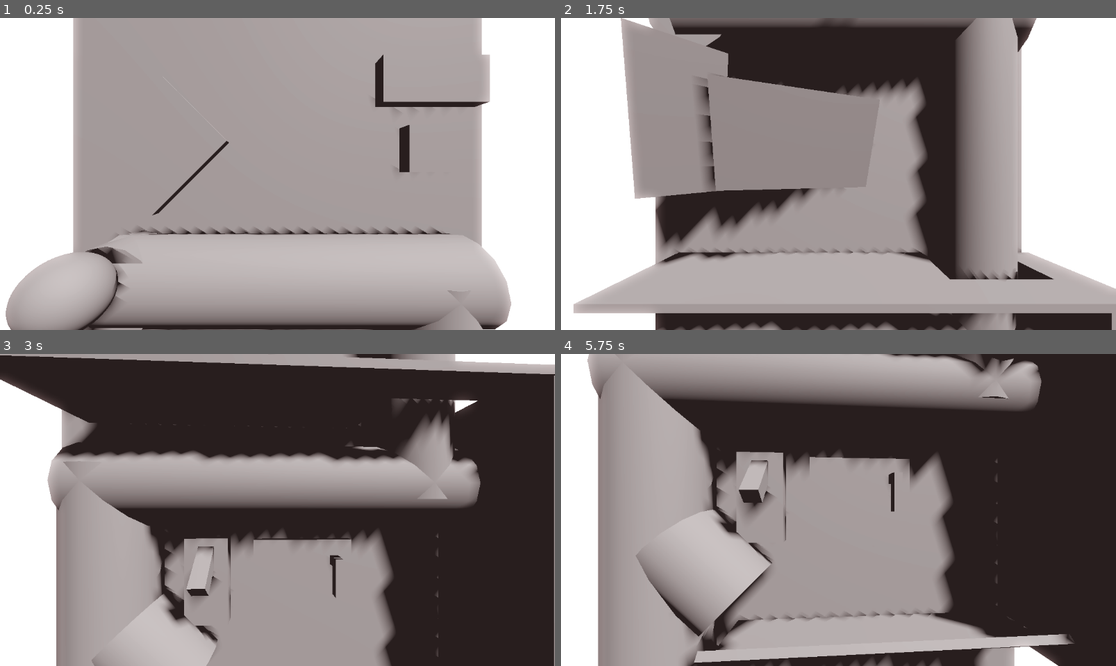
Above: before the commit, frames 1-4 (two rows, left to right).
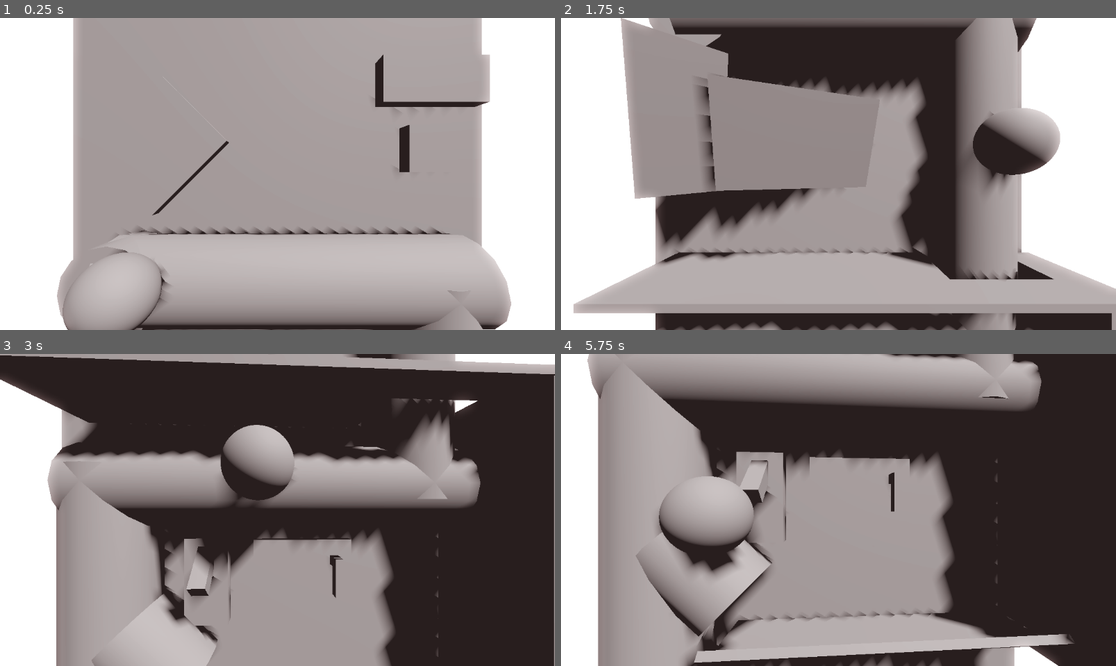
Above: after the commit, the same moments.

Repository: nheeb/niblehyme
Game: Godot game, scene res://Logic/Cockpit.tscn
Same seed, same stepped clock (60 frames per second), same inputs: the game is played once before the commit and once after it.
Inputs (mouse positions are in pixels of both pictures, inside the frame that each line leads up to):
- Up to frame 1 (0.25 s): no input
- Up to frame 2 (1.75 s): move the mouse to (960, 158) at 0.52 s; hold Right (ui_right) 0.53-1.28 s; tap Mouse wheel down (view_down) at 0.6 s; click (960, 158) at 0.67 s; tap Enter at 1.25 s; move the mouse to (727, 189) at 1.27 s; hold Down (ui_down) from 1.28 s (still down); tap Mouse wheel up (view_up) at 1.35 s
- Up to frame 3 (3 s): move the mouse to (333, 441) at 2.02 s; release Down (ui_down) at 2.03 s; hold Right (ui_right) 2.03-2.78 s; tap Mouse wheel down (view_down) at 2.1 s; move the mouse to (249, 572) at 2.77 s; hold Up (ui_up) from 2.78 s (still down); tap Mouse wheel up (view_up) at 2.85 s; click (249, 572) at 2.92 s
- Up to frame 4 (5.75 s): move the mouse to (1005, 556) at 3.52 s; release Up (ui_up) at 3.53 s; hold Left (ui_left) 3.53-5.03 s; tap Mouse wheel down (view_down) at 3.6, 5.1 s; move the mouse to (672, 463) at 4.27 s; tap Mouse wheel up (view_up) at 4.35 s; move the mouse to (866, 510) at 5.02 s; hold Down (ui_down) from 5.03 s (still down); click (866, 510) at 5.17 s

The runs differ from the first frame. In frame 1, 4.1% of the frame differs, in the area x 1-31%, y 73-100%; in frame 2, 4.0%; in frame 3, 3.6%; in frame 4, 4.2%, in the area x 17-83%, y 0-72%.

Commit message:
added the suace

Diff:
--- a/Logic/Cockpit.gd
+++ b/Logic/Cockpit.gd
@@ -1,4 +1,6 @@
-extends Node3D
+class_name Cockpit extends Node3D
+
+@onready var input: CockpitInput = $Input
 
 func _ready():
 	Game.cockpit = self
--- a/Logic/Cockpit.tscn
+++ b/Logic/Cockpit.tscn
@@ -1,10 +1,11 @@
-[gd_scene load_steps=19 format=3 uid="uid://bwgygoqlgixo1"]
+[gd_scene load_steps=20 format=3 uid="uid://bwgygoqlgixo1"]
 
 [ext_resource type="Script" path="res://Logic/Cockpit.gd" id="1_7uevs"]
 [ext_resource type="Script" path="res://Logic/PlayerCameraPath.gd" id="2_83mtf"]
 [ext_resource type="Script" path="res://Logic/PipeItem.gd" id="3_k32sy"]
 [ext_resource type="Script" path="res://Logic/Pipe.gd" id="3_kpr77"]
 [ext_resource type="Script" path="res://Logic/Switch.gd" id="4_cvfuh"]
+[ext_resource type="Script" path="res://Logic/CockpitInput.gd" id="6_5wlna"]
 
 [sub_resource type="BoxMesh" id="BoxMesh_8cpak"]
 
@@ -178,6 +179,9 @@
 [node name="EmergencyView" type="Camera3D" parent="PlayerCameraPath/Views"]
 transform = Transform3D(1, 0, 0, 0, 1, 0, 0, 0, 1, 0, 2.15097, -0.116392)
 
+[node name="DebugView" type="Camera3D" parent="PlayerCameraPath/Views"]
+transform = Transform3D(1, 0, 0, 0, 0.958671, 0.284517, 0, -0.284517, 0.958671, 0, 1.21282, 1.76036)
+
 [node name="Pipe" type="Path3D" parent="."]
 transform = Transform3D(1, 0, 0, 0, 1, 0, 0, 0, 1, 0, 0, -0.895)
 curve = SubResource("Curve3D_ltvxr")
@@ -186,7 +190,6 @@
 [node name="testRigid" type="RigidBody3D" parent="Pipe"]
 transform = Transform3D(1, 0, -7.10543e-15, 0, 1, 5.55112e-17, 0, 0, 1, -1.05404, 1.65259, 0)
 script = ExtResource("3_k32sy")
-duration = 10.0
 
 [node name="CollisionShape3D" type="CollisionShape3D" parent="Pipe/testRigid"]
 shape = SubResource("SphereShape3D_qpcar")
@@ -238,4 +241,7 @@
 transform = Transform3D(1, 0, 0, 0, 1, 0, 0, 0, 1, -0.122113, -0.00587463, 0.111969)
 shape = SubResource("BoxShape3D_wuv3i")
 
+[node name="Input" type="Node" parent="."]
+script = ExtResource("6_5wlna")
+
 [connection signal="input_event" from="Switch/Area3D" to="Switch" method="_on_area_3d_input_event"]
--- /dev/null
+++ b/Logic/CockpitInput.gd
@@ -0,0 +1,10 @@
+class_name CockpitInput extends Node
+
+var engines_running: bool
+
+var navigation_x: float
+var navigation_z: float
+
+var navigation_drive: float
+
+var pipe_save_minerals: bool
--- /dev/null
+++ b/Logic/DrillingHealth.gd
@@ -0,0 +1,31 @@
+class_name DrillingHealth extends Node
+
+@export var active := true
+@export var limited_chunks := true
+@export var chunk_count := 3
+@export var chunk_count_variance := 2
+@export var chunk_health := 1.0
+@export var chunk_health_variance := .5
+
+var current_health := 0.0
+var current_chunk_count := 0
+
+signal chunk_drilled
+signal completely_drilled
+
+func _init() -> void:
+	if limited_chunks:
+		current_chunk_count = chunk_count + randi_range(0, chunk_count_variance)
+	current_health = chunk_health + randf() * chunk_health_variance
+
+func drill_damage(damage: float):
+	if active:
+		current_health -= damage
+		if current_health <= 0.0:
+			chunk_drilled.emit()
+			current_health = chunk_health + randf() * chunk_health_variance
+			if limited_chunks:
+				current_chunk_count -= 1
+				if current_chunk_count <= 0:
+					active = false
+					completely_drilled.emit()
--- /dev/null
+++ b/Logic/DrillingHealth.tscn
@@ -0,0 +1,6 @@
+[gd_scene load_steps=2 format=3 uid="uid://djqojwwng6ogn"]
+
+[ext_resource type="Script" path="res://Logic/DrillingHealth.gd" id="1_1t262"]
+
+[node name="DrillingHealth" type="Node"]
+script = ExtResource("1_1t262")
--- a/Logic/Game.gd
+++ b/Logic/Game.gd
@@ -1,4 +1,6 @@
 extends Node
+
+@onready var sauce: Sauce = $Sauce
 
 var DEBUG_CONTROL_DRILL_WITH_ARROW_KEYS := true
 
@@ -12,5 +14,5 @@
 	current_layer += 1
 	new_layer_reached.emit(current_layer)
 
-var cockpit
+var cockpit : Cockpit
 var main_pipe : Pipe
--- a/Logic/Game.tscn
+++ b/Logic/Game.tscn
@@ -1,6 +1,16 @@
-[gd_scene load_steps=2 format=3 uid="uid://rd4ruh6xtfb1"]
+[gd_scene load_steps=4 format=3 uid="uid://rd4ruh6xtfb1"]
 
 [ext_resource type="Script" path="res://Logic/Game.gd" id="1_gxxh0"]
+[ext_resource type="Script" path="res://Logic/Sauce.gd" id="2_noagd"]
+[ext_resource type="PackedScene" uid="uid://djqojwwng6ogn" path="res://Logic/DrillingHealth.tscn" id="3_aun7o"]
 
 [node name="Game" type="Node"]
 script = ExtResource("1_gxxh0")
+
+[node name="Sauce" type="Node" parent="."]
+script = ExtResource("2_noagd")
+
+[node name="DrillingHealth" parent="Sauce" instance=ExtResource("3_aun7o")]
+limited_chunks = false
+
+[connection signal="chunk_drilled" from="Sauce/DrillingHealth" to="Sauce" method="_on_drilling_health_chunk_drilled"]
--- a/Logic/Hologram/HoloDrill.gd
+++ b/Logic/Hologram/HoloDrill.gd
@@ -17,6 +17,7 @@
 func _process(delta: float) -> void:
 	update_rotation(delta)
 	update_position(delta)
+	drilling_process(delta)
 
 func update_rotation(delta: float) -> void:
 	if Game.DEBUG_CONTROL_DRILL_WITH_ARROW_KEYS:
@@ -24,6 +25,8 @@
 		target_turn_2d.x = Input.get_axis("ui_right", "ui_left")
 		if target_turn_2d.length_squared() > 1.0:
 			target_turn_2d = target_turn_2d.normalized()
+	else:
+		target_turn_2d = Vector2(Game.cockpit.input.navigation_x, Game.cockpit.input.navigation_z)
 
 	current_turn_2d = current_turn_2d.move_toward(target_turn_2d, delta * TURN_VELOCITY)
 	var angle = current_turn_2d.angle()
@@ -40,8 +43,22 @@
 		if Input.is_action_just_pressed("ui_page_up") or Input.is_action_just_pressed("ui_page_down"):
 			movement_power += .2 * Input.get_axis("ui_page_down", "ui_page_up")
 			movement_power = clamp(movement_power, 0.0, 1.0)
+	else:
+		movement_power = Game.cockpit.input.navigation_drive
 
 	holo_pos += drill_direction * delta * MOVEMENT_VELOCITY_MAX * movement_power
 
 	if holo_pos.y > (1 + Game.current_layer) * Game.LAYER_SIZE:
 		Game.advance_layer()
+
+func drilling_process(delta: float):
+	for ho in get_colliding_holo_objects():
+		ho.drill_damage(delta * DrillStats.efficiency)
+	Game.sauce.drill(delta * DrillStats.efficiency * movement_power)
+
+func get_colliding_holo_objects() -> Array[HoloObject]:
+	var holo_objects : Array[HoloObject] = []
+	for area in %DrillArea.get_overlapping_areas():
+		if area is HoloArea:
+			holo_objects.append(area.object)
+	return holo_objects
--- a/Logic/Hologram/HoloDrill.tscn
+++ b/Logic/Hologram/HoloDrill.tscn
@@ -37,6 +37,7 @@
 skeleton = NodePath("../..")
 
 [node name="DrillArea" type="Area3D" parent="."]
+unique_name_in_owner = true
 collision_layer = 2
 collision_mask = 0
 
--- a/Logic/Hologram/HoloObject.gd
+++ b/Logic/Hologram/HoloObject.gd
@@ -1,4 +1,6 @@
 class_name HoloObject extends Node3D
+
+var health: DrillingHealth
 
 var active := true
 var holo_pos: Vector3:
@@ -12,7 +14,14 @@
 
 func _ready() -> void:
 	holo_pos = position
-	print(holo_pos)
+	## Connecting the Drilling Health
+	if has_node("DrillingHealth"):
+		health = get_node("DrillingHealth")
+	else:
+		health = DrillingHealth.new()
+		add_child(health)
+	health.chunk_drilled.connect(drill_chunk)
+	health.completely_drilled.connect(destroy)
 
 func is_touching_drill() -> bool:
 	if has_node("HoloArea"):
@@ -24,8 +33,14 @@
 func drill_first_contact():
 	_on_drill_first_contact()
 
-func drill_damage(drill_power: float):
-	_on_drill_damage(drill_power)
+func drill_damage(damage: float):
+	health.drill_damage(damage)
+
+func drill_chunk():
+	_on_chunk_drilled()
+
+func destroy():
+	_on_destroyed()
 
 #####################
 ## For overwriting ##
@@ -33,5 +48,11 @@
 func _on_drill_first_contact():
 	pass
 
-func _on_drill_damage(drill_power: float):
+func _on_chunk_drilled():
 	pass
+
+func _on_destroyed():
+	pass
+
+func _on_discovered():
+	pass
--- a/Logic/Hologram/HoloObstacle.gd
+++ b/Logic/Hologram/HoloObstacle.gd
@@ -2,6 +2,3 @@
 
 func _on_drill_first_contact():
 	pass
-
-func _on_drill_damage(drill_power: float):
-	pass
--- a/Logic/Pipe.gd
+++ b/Logic/Pipe.gd
@@ -21,6 +21,9 @@
 				MINERAL_DELAY + randf() * MINERAL_DELAY_VARIANCE).timeout
 			mineral_queue_cooldown = false
 
+func add_to_mineral_queue(mineral: Mineral):
+	mineral_queue.append(mineral)
+
 func spawn_mineral(mineral: Mineral):
 	pass
 
--- a/Logic/PipeItem.gd
+++ b/Logic/PipeItem.gd
@@ -1,7 +1,7 @@
 extends RigidBody3D
 class_name  PipeItem
 
-@export var duration : float = 5
+var duration : float = 5
 
 func _ready():
 	freeze = true
@@ -16,6 +16,8 @@
 
 
 func flow_through_pipe() -> void:
+	duration = DrillStats.pipe_flow_duration
+
 	var new_path_follow = PathFollow3D.new()
 	var process_frame = get_tree().process_frame
 	await process_frame
--- /dev/null
+++ b/Logic/Sauce.gd
@@ -0,0 +1,9 @@
+class_name Sauce extends Node
+
+@onready var health := $DrillingHealth
+
+func drill(damage: float):
+	health.drill_damage(damage)
+
+func _on_drilling_health_chunk_drilled() -> void:
+	pass # Replace with function body.
--- a/Logic/Upgrades/DrillStats.gd
+++ b/Logic/Upgrades/DrillStats.gd
@@ -1,3 +1,4 @@
 extends Node
 
 var efficiency := 1.0
+var pipe_flow_duration := 4.0
